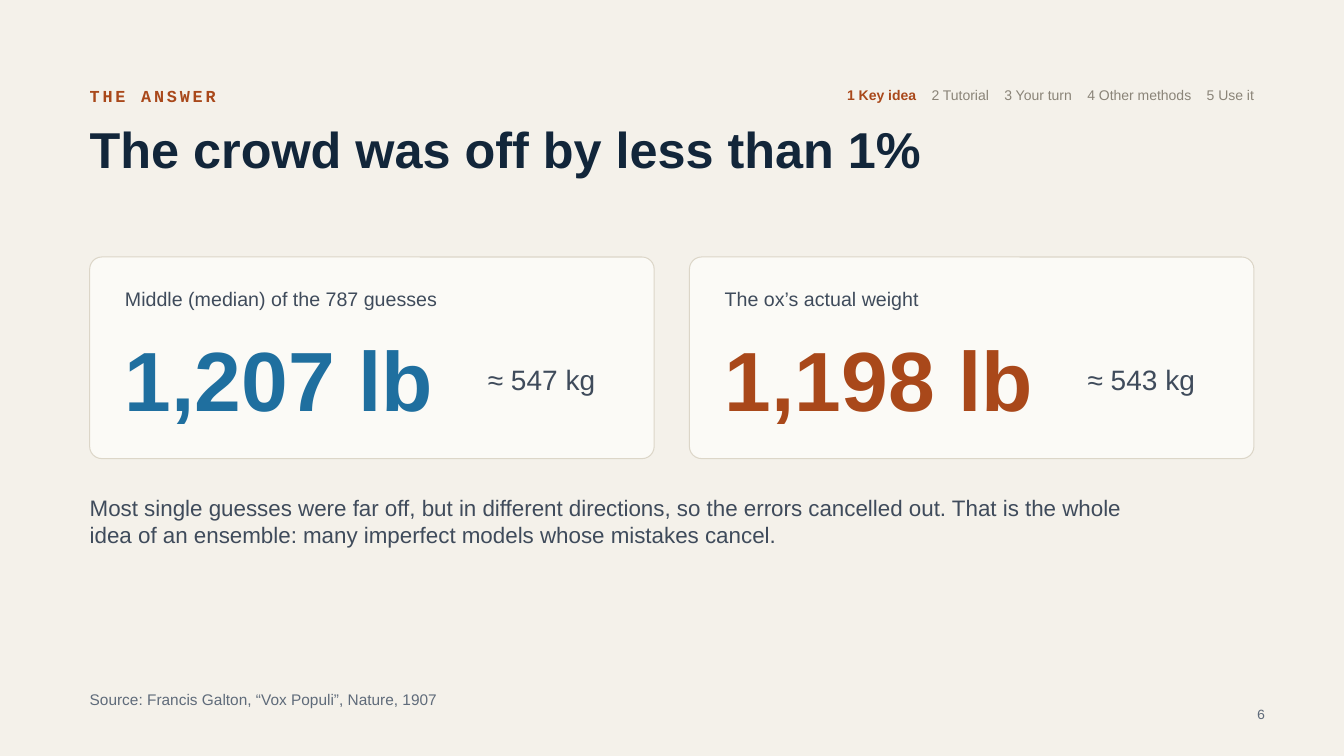
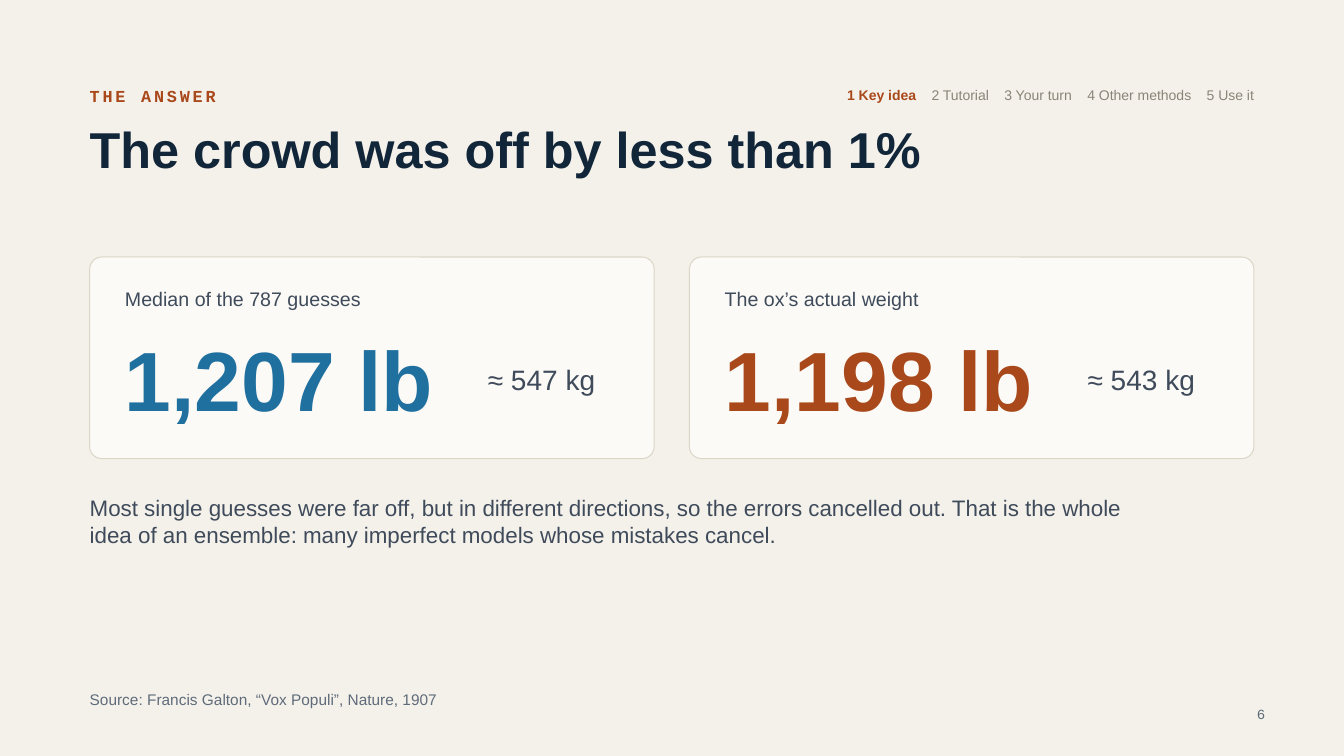
Before and after one commit to damianlapenavidal/ensemble-workshop, a slide deck: slide 6 of slides/ensemble-workshop.pptx. Drawn at 1344x756 pixels with LibreOffice and Linux fonts; fonts in the diff are those of the drawing. Boxes give left, top, right and bottom in pixels: in the first picture for what was removed or moved away, otherwise in the second. Text is boxed around its words. In the diff, an @@ line names an element or a change of style, - is before the commit and + after.

```diff
--- a/slides/ensemble-workshop.pptx
+++ b/slides/ensemble-workshop.pptx
@@ text at [125,291,360,310]: text changed @@
-Middle (median) of the 787 guesses
+Median of the 787 guesses
```
Also in this commit, not shown: 16 other slides changed, 1 slide removed, 3 other files.
